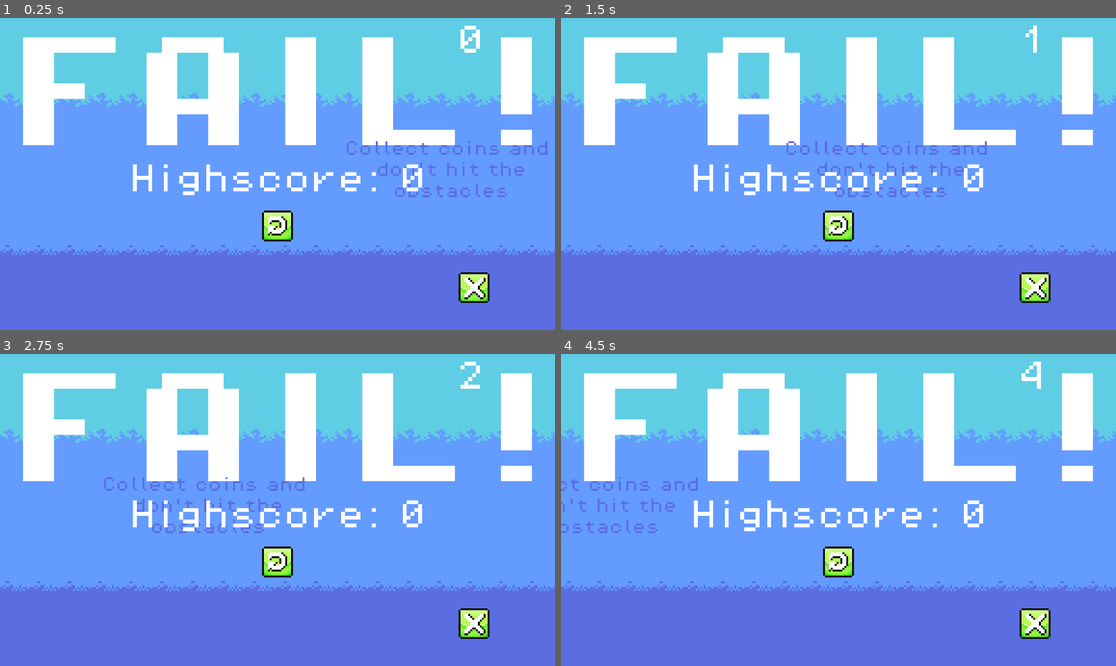
Above: before the commit, frames 1-4 (two rows, left to right).
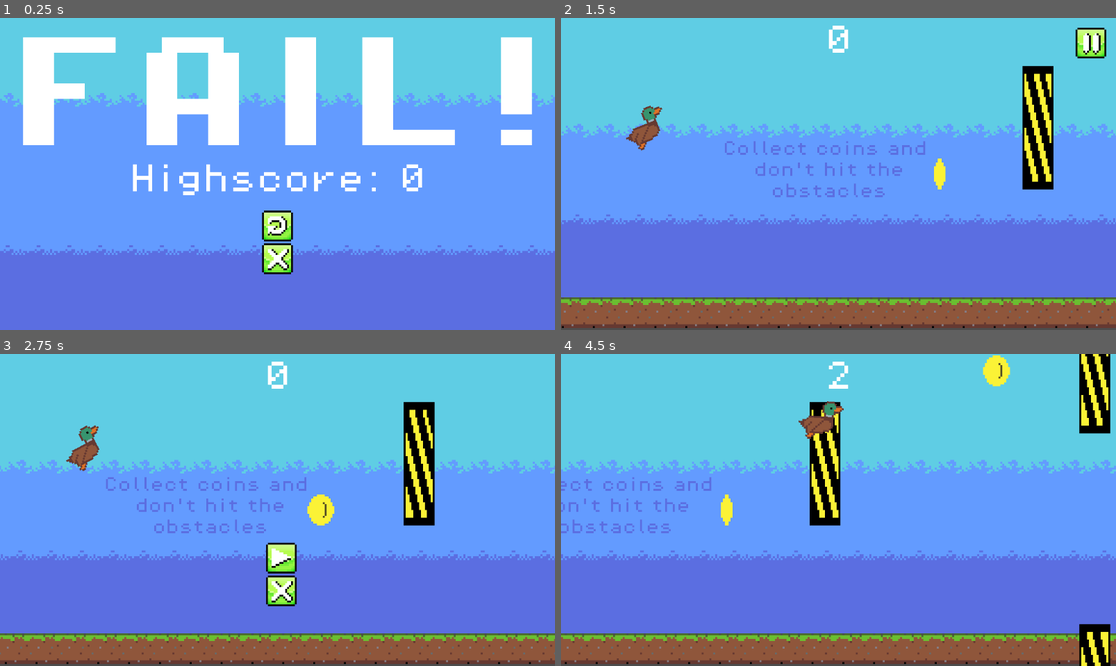
Above: after the commit, the same moments.

Repository: glasswave03/blappyfird
Game: Godot game, scene res://fail_menu.tscn
The game is run twice, just before and just after one commit, with the same random seed, the same clock (stepped at 60 frames per second) and the same inputs. This scene is started directly instead of the project's main scene.
Inputs (mouse positions are in pixels of both pictures, inside the frame that each line leads up to):
- Up to frame 1 (0.25 s): no input
- Up to frame 2 (1.5 s): click (838, 227) at 0.52 s; click (844, 220) at 1.27 s
- Up to frame 3 (2.75 s): click (527, 378) at 2.02 s
- Up to frame 4 (4.5 s): click (844, 556) at 2.77 s; move the mouse to (810, 572) at 3.52 s; hold D (right) from 3.53 s (still down); tap S (dive) at 3.6, 4.35 s; tap W (jump) at 3.77 s; move the mouse to (1005, 556) at 4.27 s

The runs differ from the first frame. In frame 1, 2.1% of the frame differs, in the area x 47-99%, y 2-92%; in frame 2, 45%; in frame 3, 45%; in frame 4, 46%, in the area x 0-100%, y 0-100%.
Error before the commit: Attempt to call function 'get_var' in base 'null instance' on a null instance. (res://save_load.gd:20)

Commit message:
Revert "fuckup"
This reverts commit 37f64e869afe3fb21a72007fc3241bf9d29c6da9.

Diff:
--- /dev/null
+++ b/exit_button.gd
@@ -0,0 +1,4 @@
+extends TextureButton
+
+func _on_pressed() -> void:
+	get_tree().quit(0)
--- a/fail_menu.tscn
+++ b/fail_menu.tscn
@@ -1,10 +1,12 @@
-[gd_scene load_steps=10 format=4 uid="uid://crvsefiahonjm"]
+[gd_scene load_steps=14 format=4 uid="uid://crvsefiahonjm"]
 
 [ext_resource type="Texture2D" uid="uid://cwtvvvaarlwcv" path="res://art/sprites/tiles.png" id="1_co6sc"]
+[ext_resource type="Script" uid="uid://cc7b0qh2wy3rm" path="res://retry_button.gd" id="1_g2y4g"]
 [ext_resource type="FontFile" uid="uid://b6ym6bbwga226" path="res://fonts/PixelOperator8-Bold.ttf" id="2_iggvk"]
+[ext_resource type="Texture2D" uid="uid://bf8vofh8ptp4h" path="res://art/sprites/button UI.png" id="3_iggvk"]
+[ext_resource type="Script" uid="uid://co3k6k6siueg2" path="res://exit_button.gd" id="5_vb2gb"]
 [ext_resource type="FontFile" uid="uid://blvs7xqobv1d" path="res://fonts/PixelOperator8.ttf" id="6_cryvp"]
 [ext_resource type="Script" uid="uid://eudwk37ssr4q" path="res://highscore.gd" id="7_ls2nq"]
-[ext_resource type="PackedScene" uid="uid://c0elna56mn0to" path="res://user_interface.tscn" id="8_rtp5v"]
 
 [sub_resource type="TileSetAtlasSource" id="TileSetAtlasSource_vb2gb"]
 texture = ExtResource("1_co6sc")
@@ -23,6 +25,14 @@
 [sub_resource type="LabelSettings" id="LabelSettings_jtth4"]
 font = ExtResource("2_iggvk")
 font_size = 64
+
+[sub_resource type="AtlasTexture" id="AtlasTexture_vb2gb"]
+atlas = ExtResource("3_iggvk")
+region = Rect2(48, 0, 16, 16)
+
+[sub_resource type="AtlasTexture" id="AtlasTexture_cryvp"]
+atlas = ExtResource("3_iggvk")
+region = Rect2(64, 16, 16, 16)
 
 [sub_resource type="LabelSettings" id="LabelSettings_ls2nq"]
 font = ExtResource("6_cryvp")
@@ -44,7 +54,21 @@
 text = "FAIL!"
 label_settings = SubResource("LabelSettings_jtth4")
 
-[node name="UserInterface" parent="." instance=ExtResource("8_rtp5v")]
+[node name="RetryButton" type="TextureButton" parent="."]
+offset_left = -8.0
+offset_top = 19.0
+offset_right = 8.0
+offset_bottom = 35.0
+texture_normal = SubResource("AtlasTexture_vb2gb")
+script = ExtResource("1_g2y4g")
+
+[node name="ExitButton" type="TextureButton" parent="."]
+offset_left = -8.0
+offset_top = 36.0
+offset_right = 8.0
+offset_bottom = 52.0
+texture_normal = SubResource("AtlasTexture_cryvp")
+script = ExtResource("5_vb2gb")
 
 [node name="Highscore" type="Label" parent="."]
 unique_name_in_owner = true
@@ -56,3 +80,6 @@
 label_settings = SubResource("LabelSettings_ls2nq")
 horizontal_alignment = 1
 script = ExtResource("7_ls2nq")
+
+[connection signal="pressed" from="RetryButton" to="RetryButton" method="_on_pressed"]
+[connection signal="pressed" from="ExitButton" to="ExitButton" method="_on_pressed"]
--- a/game.gd
+++ b/game.gd
@@ -3,6 +3,10 @@
 @export var obstacle_scene: PackedScene = preload("res://obstacle.tscn")
 @export var coin_scene: PackedScene = preload("res://coin.tscn")
 @onready var coin_timer: Timer = $Timers/CoinTimer
+@onready var start_button: TextureButton = %StartButton
+@onready var settings_button: TextureButton = %SettingsButton
+@onready var exit_button: TextureButton = %ExitButton
+@onready var pause_button: TextureButton = %PauseButton
 @onready var tile_map_layer: TileMapLayer = $TileMapLayer
 @onready var user_interface: Control = $UserInterface
 
@@ -10,6 +14,8 @@
 
 func _ready() -> void:
 	Engine.time_scale = 0
+	pause_button.visible = false
+	pause_button.disabled = true
 
 func _process(delta: float) -> void:
 	tile_map_layer.position.x -= SPEED * delta
@@ -41,3 +47,40 @@
 	var obj = scene.instantiate()
 	add_child(obj)
 	return obj
+
+func _on_start_button_pressed() -> void:
+	Engine.time_scale = 1
+	pause_button.visible = true
+	pause_button.disabled = false
+
+	start_button.visible = false
+	start_button.disabled = true
+
+	exit_button.visible = false
+	exit_button.disabled = true
+	if (settings_button):
+		settings_button.queue_free()
+
+
+func _on_settings_button_pressed() -> void:
+	get_tree().call_deferred("change_scene_to_file", "res://settings_menu.tscn")
+
+
+func _on_exit_button_pressed() -> void:
+	if (user_interface.score > SaveLoad.contents_to_save.highscore):
+		SaveLoad.contents_to_save.highscore = user_interface.score
+		SaveLoad._save()
+	get_tree().quit(0)
+
+
+func _on_pause_button_pressed() -> void:
+	Engine.time_scale = 0
+	pause_button.visible = false
+	pause_button.disabled = true
+
+	start_button.visible = true
+	start_button.disabled = false
+
+	exit_button.visible = true
+	exit_button.disabled = false
+	exit_button.position = Vector2(94,34)
--- a/game.tscn
+++ b/game.tscn
@@ -1,12 +1,14 @@
-[gd_scene load_steps=14 format=4 uid="uid://rhup3qv1f2vu"]
+[gd_scene load_steps=22 format=4 uid="uid://rhup3qv1f2vu"]
 
 [ext_resource type="PackedScene" uid="uid://cqe1mejxbupeo" path="res://player.tscn" id="1_80nbo"]
 [ext_resource type="Texture2D" uid="uid://cwtvvvaarlwcv" path="res://art/sprites/tiles.png" id="1_e2o6t"]
 [ext_resource type="Script" uid="uid://b4mbsqwqoxyc3" path="res://game.gd" id="1_eow3j"]
 [ext_resource type="PackedScene" uid="uid://b7byneuw8ejak" path="res://coin.tscn" id="3_feb5d"]
 [ext_resource type="PackedScene" uid="uid://dp63wyh8c437c" path="res://obstacle.tscn" id="5_7jktm"]
+[ext_resource type="Script" uid="uid://dteo8ttk3idft" path="res://user_interface.gd" id="6_ryrav"]
 [ext_resource type="AudioStream" uid="uid://cbcsa7s18nwxd" path="res://audio/blappyfird.wav" id="7_eow3j"]
-[ext_resource type="PackedScene" uid="uid://c0elna56mn0to" path="res://user_interface.tscn" id="7_j5wjh"]
+[ext_resource type="FontFile" uid="uid://blvs7xqobv1d" path="res://fonts/PixelOperator8.ttf" id="7_j5wjh"]
+[ext_resource type="Texture2D" uid="uid://bf8vofh8ptp4h" path="res://art/sprites/button UI.png" id="7_vef74"]
 
 [sub_resource type="TileSetAtlasSource" id="TileSetAtlasSource_ryrav"]
 texture = ExtResource("1_e2o6t")
@@ -22,6 +24,30 @@
 [sub_resource type="TileSet" id="TileSet_eow3j"]
 sources/1 = SubResource("TileSetAtlasSource_ryrav")
 
+[sub_resource type="LabelSettings" id="LabelSettings_feb5d"]
+font = ExtResource("7_j5wjh")
+
+[sub_resource type="AtlasTexture" id="AtlasTexture_hve3p"]
+atlas = ExtResource("7_vef74")
+region = Rect2(16, 0, 16, 16)
+
+[sub_resource type="AtlasTexture" id="AtlasTexture_vef74"]
+atlas = ExtResource("7_vef74")
+region = Rect2(32, 0, 16, 16)
+
+[sub_resource type="AtlasTexture" id="AtlasTexture_mfdv2"]
+atlas = ExtResource("7_vef74")
+region = Rect2(64, 16, 16, 16)
+
+[sub_resource type="AtlasTexture" id="AtlasTexture_iotsf"]
+atlas = ExtResource("7_vef74")
+region = Rect2(80, 0, 16, 16)
+
+[sub_resource type="LabelSettings" id="LabelSettings_vef74"]
+font = ExtResource("7_j5wjh")
+font_size = 8
+font_color = Color(0.35686275, 0.43137255, 0.88235295, 1)
+
 [sub_resource type="WorldBoundaryShape2D" id="WorldBoundaryShape2D_80nbo"]
 
 [sub_resource type="WorldBoundaryShape2D" id="WorldBoundaryShape2D_e2o6t"]
@@ -58,7 +84,77 @@
 position = Vector2(211, -24)
 scale = Vector2(1, 4)
 
-[node name="UserInterface" parent="." instance=ExtResource("7_j5wjh")]
+[node name="UserInterface" type="Control" parent="."]
+layout_mode = 3
+anchors_preset = 0
+offset_right = 40.0
+offset_bottom = 40.0
+script = ExtResource("6_ryrav")
+
+[node name="ScoreCounter" type="Label" parent="UserInterface"]
+layout_mode = 0
+offset_left = 84.0
+offset_top = -77.0
+offset_right = 117.0
+offset_bottom = -54.0
+text = "0"
+label_settings = SubResource("LabelSettings_feb5d")
+horizontal_alignment = 1
+
+[node name="StartButton" type="TextureButton" parent="UserInterface"]
+unique_name_in_owner = true
+z_index = 10
+layout_mode = 0
+offset_left = 94.0
+offset_top = 17.0
+offset_right = 110.0
+offset_bottom = 33.0
+texture_normal = SubResource("AtlasTexture_hve3p")
+
+[node name="SettingsButton" type="TextureButton" parent="UserInterface"]
+unique_name_in_owner = true
+z_index = 10
+layout_mode = 0
+offset_left = 94.0
+offset_top = 34.0
+offset_right = 110.0
+offset_bottom = 50.0
+texture_normal = SubResource("AtlasTexture_vef74")
+
+[node name="ExitButton" type="TextureButton" parent="UserInterface"]
+unique_name_in_owner = true
+z_index = 10
+layout_mode = 0
+offset_left = 94.0
+offset_top = 51.0
+offset_right = 110.0
+offset_bottom = 67.0
+texture_normal = SubResource("AtlasTexture_mfdv2")
+
+[node name="PauseButton" type="TextureButton" parent="UserInterface"]
+unique_name_in_owner = true
+z_index = 10
+layout_mode = 0
+offset_left = 223.0
+offset_top = -76.0
+offset_right = 239.0
+offset_bottom = -60.0
+texture_normal = SubResource("AtlasTexture_iotsf")
+
+[node name="ScoreTimer" type="Timer" parent="UserInterface"]
+autostart = true
+
+[node name="Tutorial" type="Label" parent="UserInterface"]
+layout_mode = 0
+offset_left = 47.0
+offset_top = -17.0
+offset_right = 158.0
+offset_bottom = 13.0
+text = "Collect coins and
+don't hit the obstacles"
+label_settings = SubResource("LabelSettings_vef74")
+horizontal_alignment = 1
+autowrap_mode = 2
 
 [node name="Timers" type="Node" parent="."]
 
@@ -105,5 +201,10 @@
 rotation = 3.1415927
 shape = SubResource("WorldBoundaryShape2D_fc0e3")
 
+[connection signal="pressed" from="UserInterface/StartButton" to="." method="_on_start_button_pressed"]
+[connection signal="pressed" from="UserInterface/SettingsButton" to="." method="_on_settings_button_pressed"]
+[connection signal="pressed" from="UserInterface/ExitButton" to="." method="_on_exit_button_pressed"]
+[connection signal="pressed" from="UserInterface/PauseButton" to="." method="_on_pause_button_pressed"]
+[connection signal="timeout" from="UserInterface/ScoreTimer" to="UserInterface" method="_on_score_timer_timeout"]
 [connection signal="timeout" from="Timers/CoinTimer" to="." method="_on_coin_timer_timeout"]
 [connection signal="timeout" from="Timers/ObstacleTimer" to="." method="_on_obstacle_timer_timeout"]
--- a/highscore.gd
+++ b/highscore.gd
@@ -1,11 +1,4 @@
 extends Label
-@onready var user_interface: Control = $"../UserInterface"
 
 func _ready() -> void:
-	if (user_interface.score > SaveLoad.contents_to_save.highscore):
-		SaveLoad.contents_to_save.highscore = user_interface.score
-		SaveLoad._save()
-	else: SaveLoad._load()
-	print(SaveLoad.contents_to_save.highscore)
-	var score = SaveLoad.contents_to_save.highscore
-	text = "Highscore: " + str(score)
+	text = "Highscore: " + str(SaveLoad.contents_to_save.highscore)
--- a/killzone.gd
+++ b/killzone.gd
@@ -2,6 +2,7 @@
 
 var fail_scene = preload("res://fail_menu.tscn").instantiate()
 @onready var timer: Timer = $Timer
+@onready var pause_button: TextureButton = $"../../UserInterface/PauseButton"
 
 func _on_body_entered(body: Node2D) -> void:
 	timer.start(1)
@@ -9,6 +10,7 @@
 	Engine.time_scale = 0.5
 	body.velocity = Vector2(0,0)
 	if (timer.is_stopped()): timer.timeout.emit()
+	get_tree().call_deferred("queue_delete", pause_button)
 
 func _on_timer_timeout():
 	get_tree().call_deferred("change_scene_to_file", "res://fail_menu.tscn")
--- /dev/null
+++ b/retry_button.gd
@@ -0,0 +1,4 @@
+extends TextureButton
+
+func _on_pressed() -> void:
+	get_tree().call_deferred("change_scene_to_file", "res://game.tscn")
--- a/user_interface.gd
+++ b/user_interface.gd
@@ -3,72 +3,16 @@
 @onready var score_counter: Label = $ScoreCounter
 @onready var timer: Timer = $ScoreTimer
 @onready var tutorial: Label = $Tutorial
-@onready var start_button: TextureButton = %StartButton
-@onready var settings_button: TextureButton = %SettingsButton
-@onready var exit_button: TextureButton = %ExitButton
-@onready var pause_button: TextureButton = %PauseButton
-@onready var retry_button: TextureButton = %RetryButton
-@onready var game: Node2D = $".."
-@onready var fail_menu: Node2D = $".."
 
 var score = 0
 
-func _ready() -> void:
-	if (get_parent() == game):
-		retry_button.visible = false
-		retry_button.disabled = true
-
-	pause_button.visible = false
-	pause_button.disabled = true
-
 func _process(delta: float) -> void:
-	if (get_parent() == fail_menu):
-		start_button.visible = false
-		settings_button.visible = false
-		retry_button.visible = true
-		exit_button.visible = true
-		pause_button.visible = false
 	tutorial.position.x -= 50 * delta
 
-func add_score() -> void:
+func add_score():
 	score += 5
 	score_counter.text = str(score)
 
 func _on_score_timer_timeout() -> void:
 	score += 1
 	score_counter.text = str(score)
-
-func _on_start_button_pressed() -> void:
-	Engine.time_scale = 1
-	pause_button.visible = true
-	pause_button.disabled = false
-
-	start_button.visible = false
-	start_button.disabled = true
-
-	exit_button.visible = false
-	exit_button.disabled = true
-	if (settings_button):
-		settings_button.queue_free()
-
-
-func _on_settings_button_pressed() -> void:
-	get_tree().call_deferred("change_scene_to_file", "res://settings_menu.tscn")
-
-func _on_exit_button_pressed() -> void:
-	get_tree().quit(0)
-
-func _on_retry_button_pressed() -> void:
-	get_tree().call_deferred("change_scene_to_file", "res://game.tscn")
-
-func _on_pause_button_pressed() -> void:
-	Engine.time_scale = 0
-	pause_button.visible = false
-	pause_button.disabled = true
-
-	start_button.visible = true
-	start_button.disabled = false
-
-	exit_button.visible = true
-	exit_button.disabled = false
-	exit_button.position = Vector2(94,34)
--- a/user_interface.tscn
+++ /dev/null
@@ -1,121 +0,0 @@
-[gd_scene load_steps=11 format=3 uid="uid://c0elna56mn0to"]
-
-[ext_resource type="Script" uid="uid://dteo8ttk3idft" path="res://user_interface.gd" id="1_juc2q"]
-[ext_resource type="FontFile" uid="uid://blvs7xqobv1d" path="res://fonts/PixelOperator8.ttf" id="2_0jl8t"]
-[ext_resource type="Texture2D" uid="uid://bf8vofh8ptp4h" path="res://art/sprites/button UI.png" id="3_up53h"]
-
-[sub_resource type="LabelSettings" id="LabelSettings_feb5d"]
-font = ExtResource("2_0jl8t")
-
-[sub_resource type="AtlasTexture" id="AtlasTexture_hve3p"]
-atlas = ExtResource("3_up53h")
-region = Rect2(16, 0, 16, 16)
-
-[sub_resource type="AtlasTexture" id="AtlasTexture_vef74"]
-atlas = ExtResource("3_up53h")
-region = Rect2(32, 0, 16, 16)
-
-[sub_resource type="AtlasTexture" id="AtlasTexture_juc2q"]
-atlas = ExtResource("3_up53h")
-region = Rect2(48, 0, 16, 16)
-
-[sub_resource type="AtlasTexture" id="AtlasTexture_mfdv2"]
-atlas = ExtResource("3_up53h")
-region = Rect2(64, 16, 16, 16)
-
-[sub_resource type="AtlasTexture" id="AtlasTexture_iotsf"]
-atlas = ExtResource("3_up53h")
-region = Rect2(80, 0, 16, 16)
-
-[sub_resource type="LabelSettings" id="LabelSettings_vef74"]
-font = ExtResource("2_0jl8t")
-font_size = 8
-font_color = Color(0.35686275, 0.43137255, 0.88235295, 1)
-
-[node name="UserInterface" type="Control"]
-layout_mode = 3
-anchors_preset = 0
-offset_right = 40.0
-offset_bottom = 40.0
-script = ExtResource("1_juc2q")
-
-[node name="ScoreCounter" type="Label" parent="."]
-layout_mode = 0
-offset_left = 84.0
-offset_top = -77.0
-offset_right = 117.0
-offset_bottom = -54.0
-text = "0"
-label_settings = SubResource("LabelSettings_feb5d")
-horizontal_alignment = 1
-
-[node name="StartButton" type="TextureButton" parent="."]
-unique_name_in_owner = true
-z_index = 10
-layout_mode = 0
-offset_left = 94.0
-offset_top = 17.0
-offset_right = 110.0
-offset_bottom = 33.0
-texture_normal = SubResource("AtlasTexture_hve3p")
-
-[node name="SettingsButton" type="TextureButton" parent="."]
-unique_name_in_owner = true
-z_index = 10
-layout_mode = 0
-offset_left = 94.0
-offset_top = 34.0
-offset_right = 110.0
-offset_bottom = 50.0
-texture_normal = SubResource("AtlasTexture_vef74")
-
-[node name="RetryButton" type="TextureButton" parent="."]
-unique_name_in_owner = true
-layout_mode = 0
-offset_left = -8.0
-offset_top = 19.0
-offset_right = 8.0
-offset_bottom = 35.0
-texture_normal = SubResource("AtlasTexture_juc2q")
-
-[node name="ExitButton" type="TextureButton" parent="."]
-unique_name_in_owner = true
-z_index = 10
-layout_mode = 0
-offset_left = 94.0
-offset_top = 51.0
-offset_right = 110.0
-offset_bottom = 67.0
-texture_normal = SubResource("AtlasTexture_mfdv2")
-
-[node name="PauseButton" type="TextureButton" parent="."]
-unique_name_in_owner = true
-z_index = 10
-layout_mode = 0
-offset_left = 223.0
-offset_top = -76.0
-offset_right = 239.0
-offset_bottom = -60.0
-texture_normal = SubResource("AtlasTexture_iotsf")
-
-[node name="Tutorial" type="Label" parent="."]
-layout_mode = 0
-offset_left = 47.0
-offset_top = -17.0
-offset_right = 158.0
-offset_bottom = 13.0
-text = "Collect coins and
-don't hit the obstacles"
-label_settings = SubResource("LabelSettings_vef74")
-horizontal_alignment = 1
-autowrap_mode = 2
-
-[node name="ScoreTimer" type="Timer" parent="."]
-autostart = true
-
-[connection signal="pressed" from="StartButton" to="." method="_on_start_button_pressed"]
-[connection signal="pressed" from="SettingsButton" to="." method="_on_settings_button_pressed"]
-[connection signal="pressed" from="RetryButton" to="." method="_on_retry_button_pressed"]
-[connection signal="pressed" from="ExitButton" to="." method="_on_exit_button_pressed"]
-[connection signal="pressed" from="PauseButton" to="." method="_on_pause_button_pressed"]
-[connection signal="timeout" from="ScoreTimer" to="." method="_on_score_timer_timeout"]
Not shown, added: exit_button.gd.uid
Not shown, added: retry_button.gd.uid
